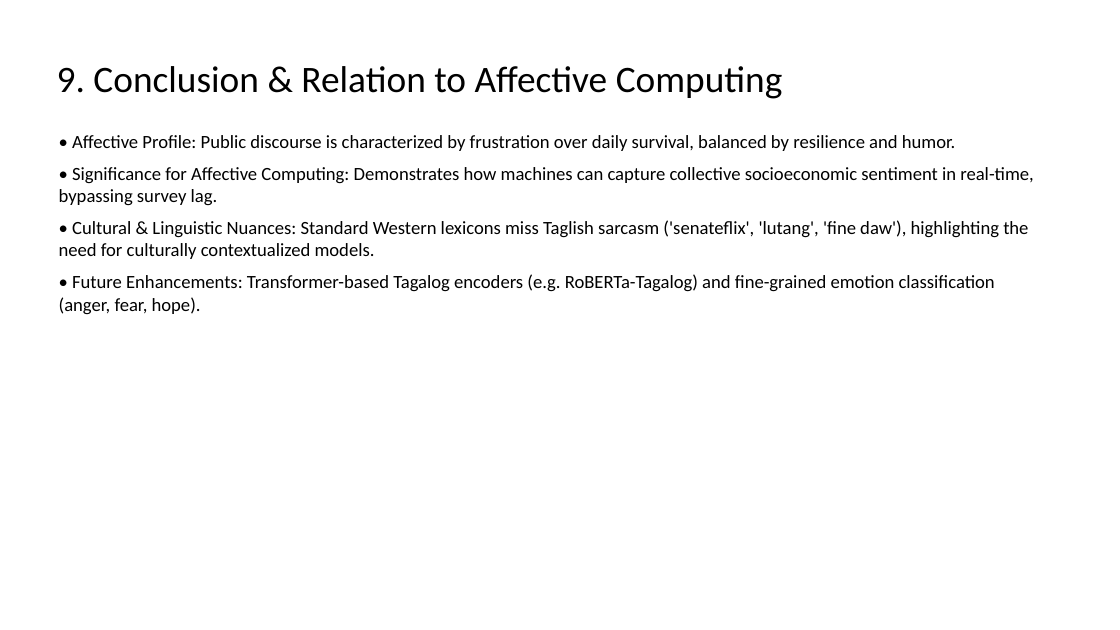
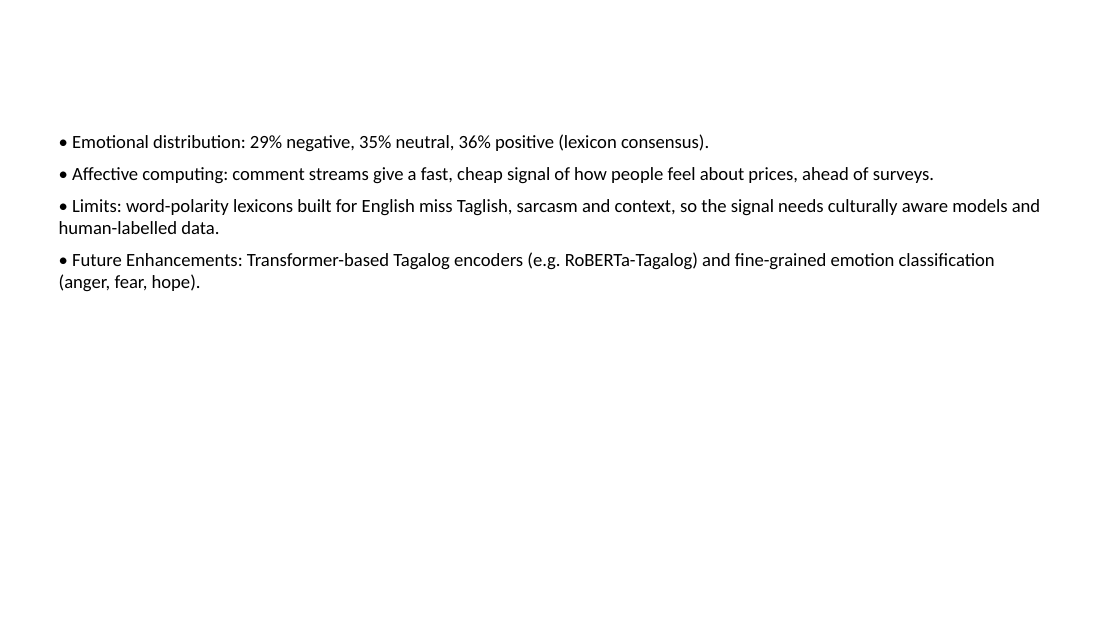
Before and after one commit to msallsundaee/Sentiment-Analysis, a slide deck: slide 10 of results/Sentiment_Analysis_Inflation.pptx. Drawn at 1120x630 pixels with LibreOffice and Linux fonts; fonts in the diff are those of the drawing. Boxes give left, top, right and bottom in pixels: in the first picture for what was removed or moved away, otherwise in the second. Text is boxed around its words. In the diff, an @@ line names an element or a change of style, - is before the commit and + after.

```diff
--- a/results/Sentiment_Analysis_Inflation.pptx
+++ b/results/Sentiment_Analysis_Inflation.pptx
@@ title removed at [57, 66, 783, 99] @@
-9. Conclusion & Relation to Affective Computing
@@ text at [59, 134, 1040, 234]: text changed @@
-• Affective Profile: Public discourse is characterized by frustration over daily survival, balanced by resilience and humor.
-• Significance for Affective Computing: Demonstrates how machines can capture collective socioeconomic sentiment in real-time, bypassing survey lag.
-• Cultural & Linguistic Nuances: Standard Western lexicons miss Taglish sarcasm ('senateflix', 'lutang', 'fine daw'), highlighting the need for culturally contextualized models.
+• Emotional distribution: 29% negative, 35% neutral, 36% positive (lexicon consensus).
+• Affective computing: comment streams give a fast, cheap signal of how people feel about prices, ahead of surveys.
+• Limits: word-polarity lexicons built for English miss Taglish, sarcasm and context, so the signal needs culturally aware models and human-labelled data.
```
Also in this commit, not shown: 9 other slides changed, 1 slide added, 1 slide removed, 38 other files.
